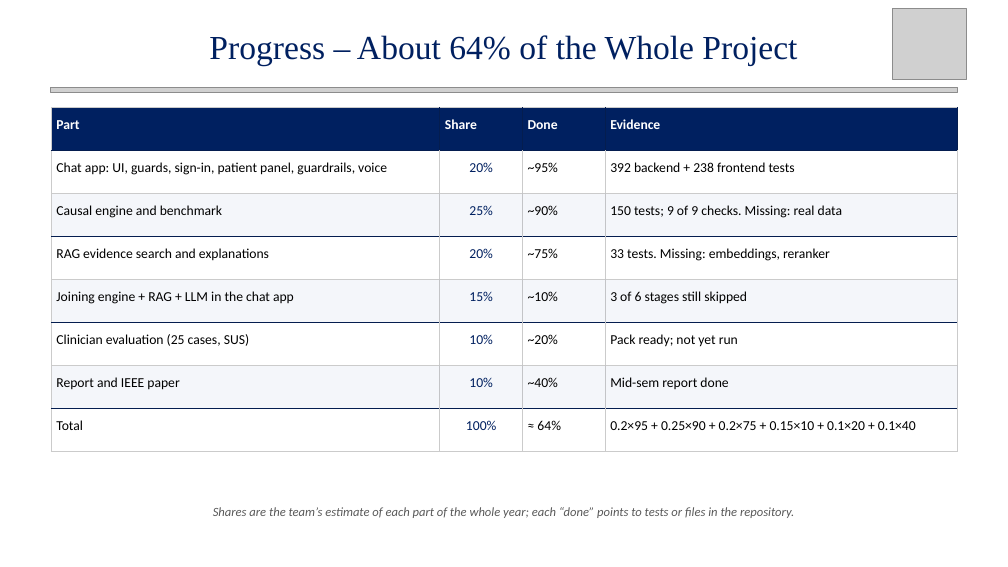
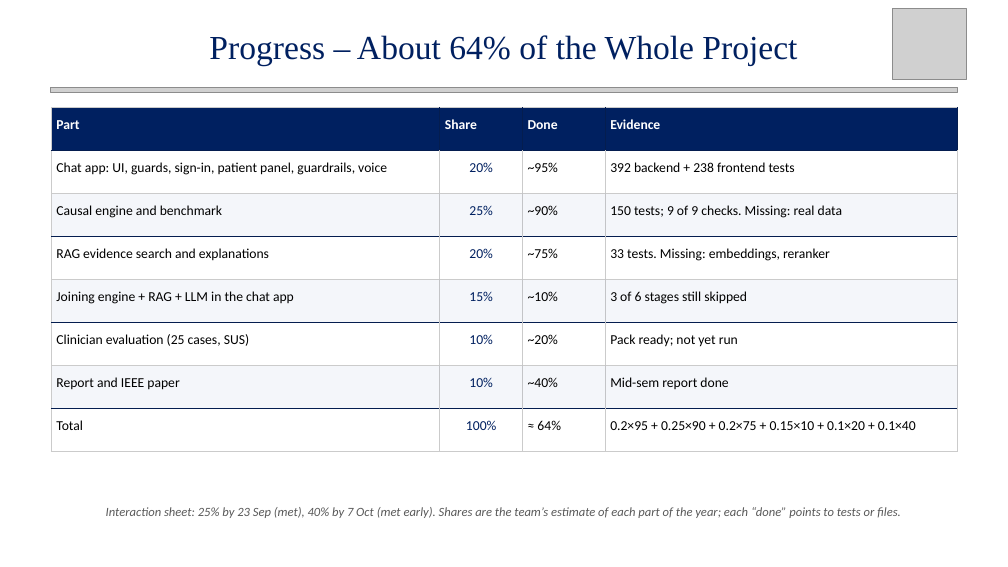
Before and after one commit to Rhian-Roy/DiaCausal-CDSS, a slide deck: slide 31 of docs/midsem/Intelligent_Diabetes_CDSS_MidSem_updated.pptx (slide 28 before the commit). Drawn at 1008x567 pixels with LibreOffice and Linux fonts; fonts in the diff are those of the drawing; grey boxes stand for pictures. Boxes give left, top, right and bottom in pixels: in the first picture for what was removed or moved away, otherwise in the second. Text is boxed around its words. In the diff, an @@ line names an element or a change of style, - is before the commit and + after.

```diff
--- a/docs/midsem/Intelligent_Diabetes_CDSS_MidSem_updated.pptx
+++ b/docs/midsem/Intelligent_Diabetes_CDSS_MidSem_updated.pptx
@@ text at <box>106,507,901,518</box>: text changed @@
-Shares are the team’s estimate of each part of the whole year; each “done” points to tests or files in the repository.
+Interaction sheet: 25% by 23 Sep (met), 40% by 7 Oct (met early). Shares are the team’s estimate of each part of the year; each “done” points to tests or files.
```
Also in this commit, not shown: 4 other slides changed, 4 slides added, 12 other files.
